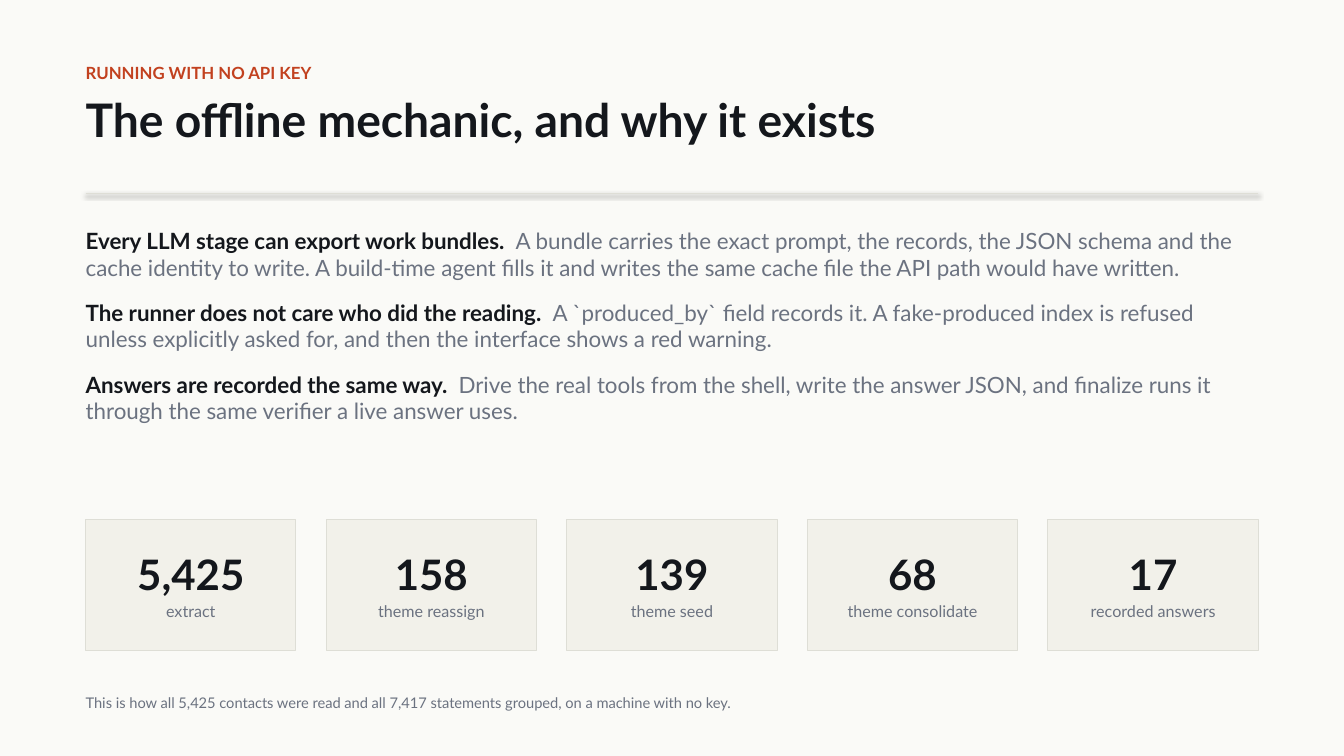
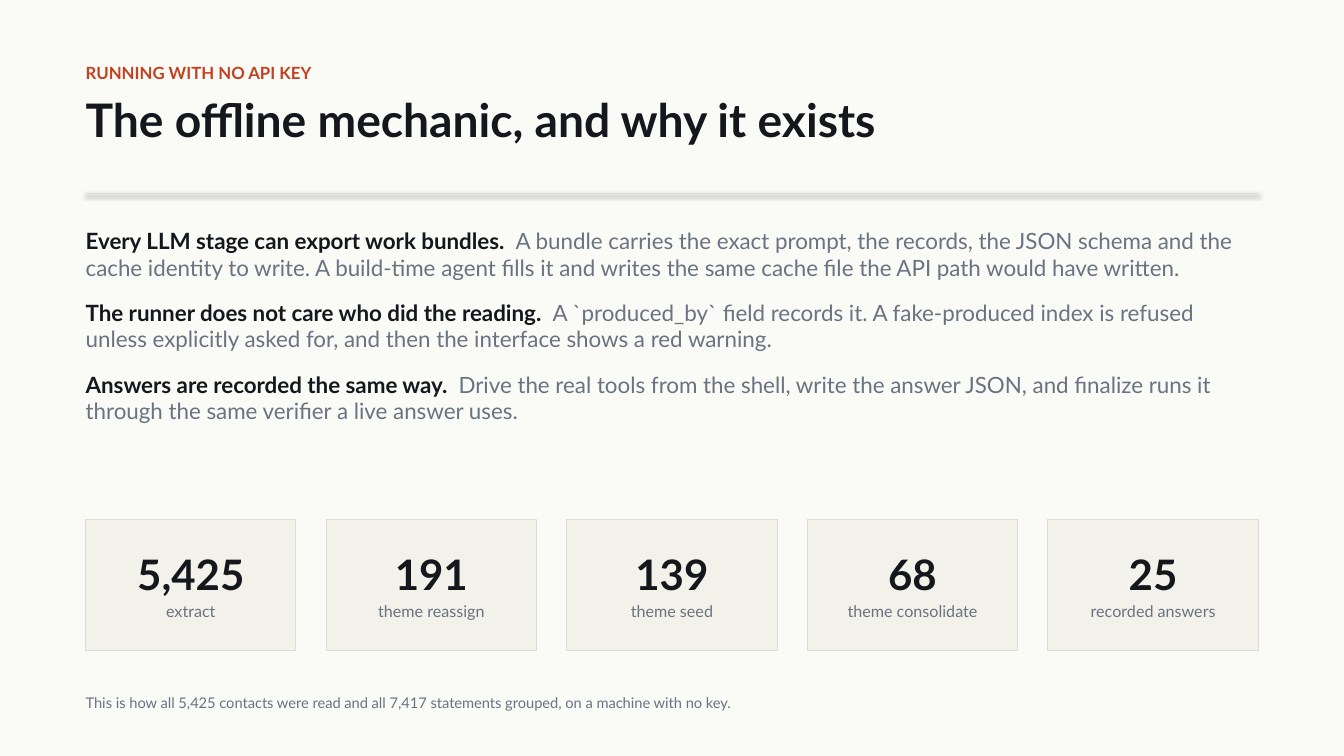
Before and after one commit to Gread/voc_hackathon, a slide deck: slide 6 of docs/voc_architecture_deck.pptx. Drawn at 1344x756 pixels with LibreOffice and Linux fonts; fonts in the diff are those of the drawing. Boxes give left, top, right and bottom in pixels: in the first picture for what was removed or moved away, otherwise in the second. Text is boxed around its words. In the diff, an @@ line names an element or a change of style, - is before the commit and + after.

```diff
--- a/docs/voc_architecture_deck.pptx
+++ b/docs/voc_architecture_deck.pptx
@@ text in rectangle at [395, 559, 468, 590]: text changed @@
-158
+191
@@ text in rectangle at [1129, 559, 1178, 591]: text changed @@
-17
+25
```
Also in this commit, not shown: 12 other files.
